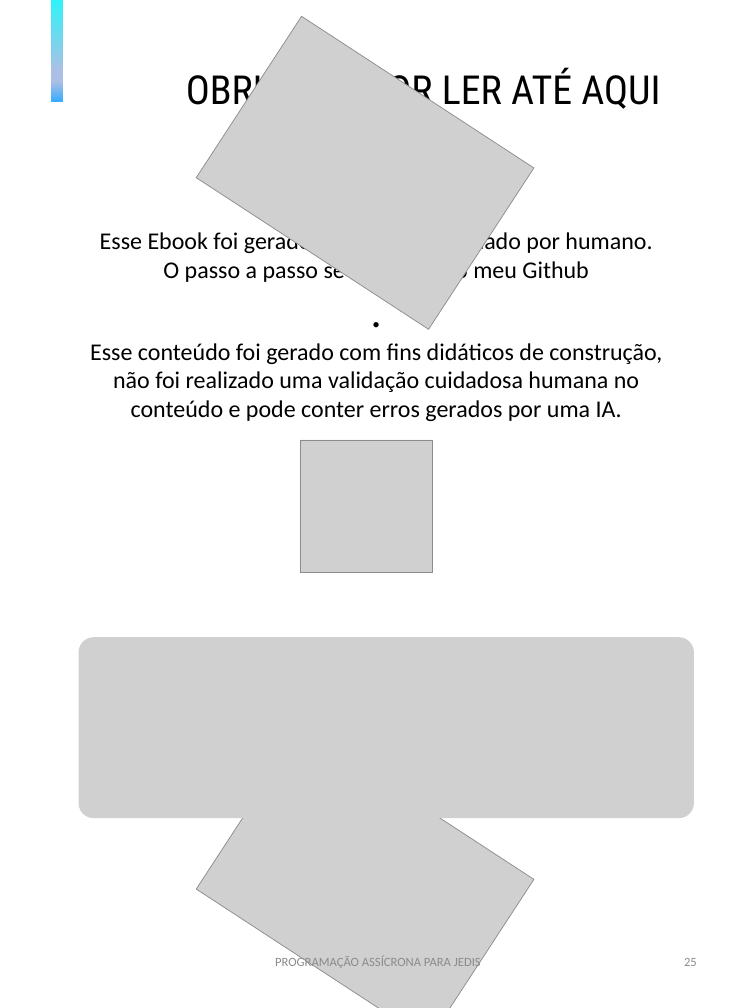
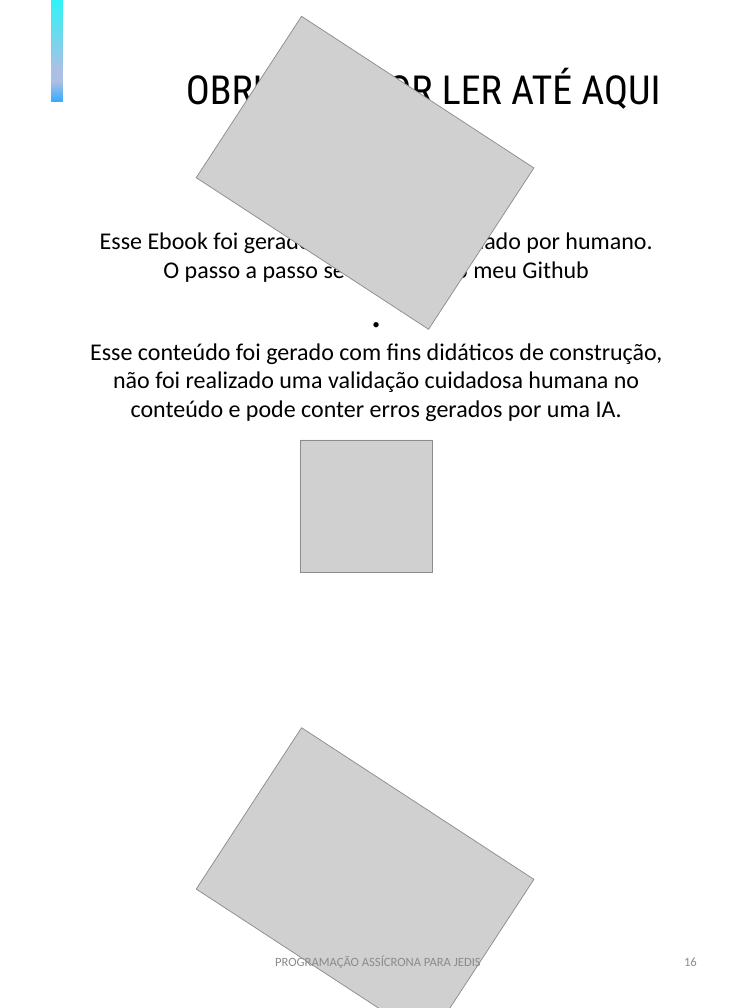
Before and after one commit to BrunoHCS/prompts-create-a-ebook, a slide deck: slide 16 of output/ebook - template.odp (slide 25 before the commit). Drawn at 756x1008 pixels with LibreOffice and Linux fonts; fonts in the diff are those of the drawing; grey boxes stand for pictures. Boxes give left, top, right and bottom in pixels: in the first picture for what was removed or moved away, otherwise in the second. Text is boxed around its words. In the diff, an @@ line names an element or a change of style, - is before the commit and + after.

```diff
--- a/output/ebook - template.odp
+++ b/output/ebook - template.odp
@@ picture removed at (78, 637, 694, 818) @@
@@ page number at (684, 957, 697, 966): text changed @@
-25
+16
```
Also in this commit, not shown: 4 other slides changed, 9 slides added, 18 slides removed, 2 other files.
